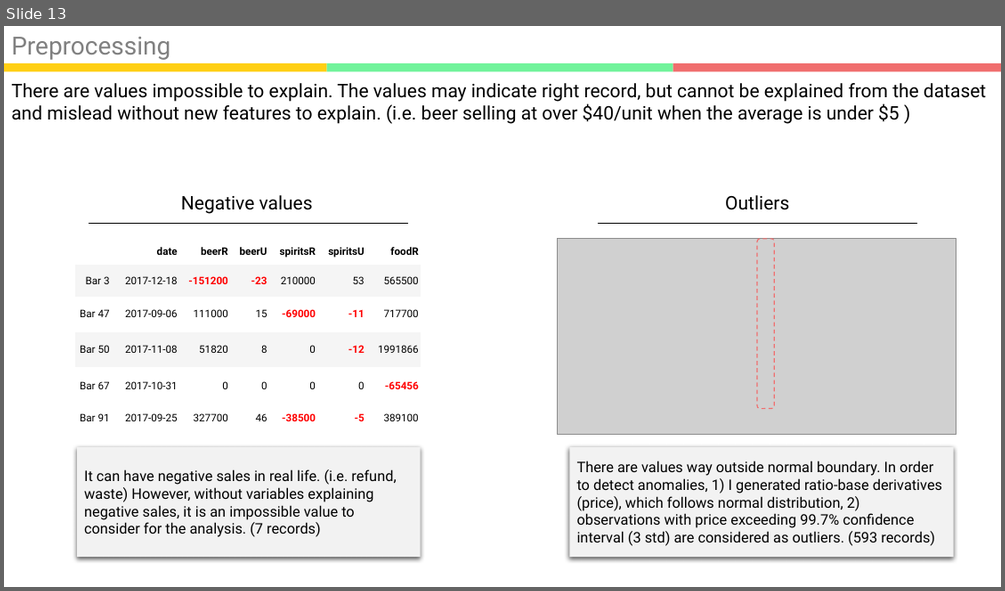
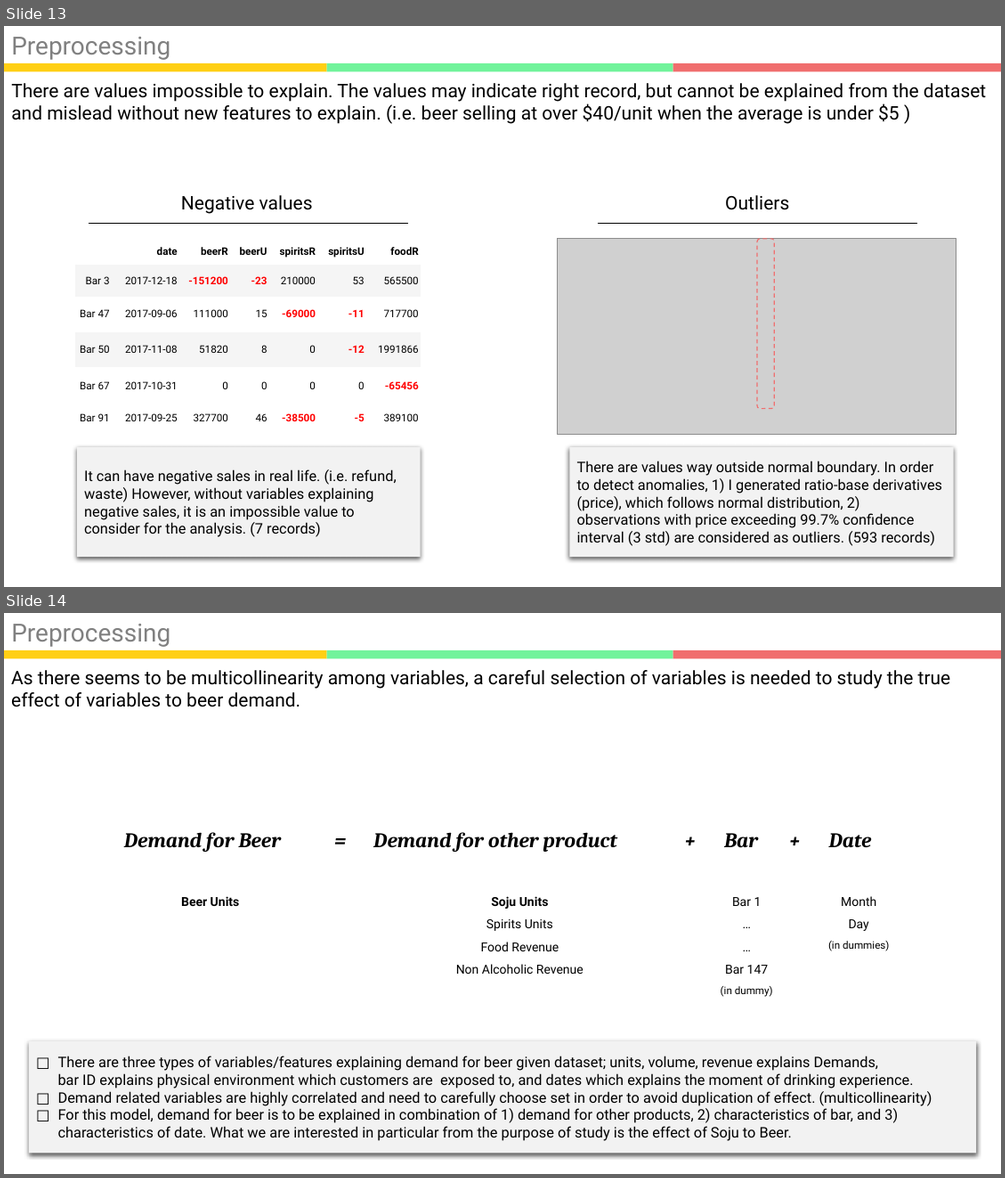
Before and after one commit to kookoowaa/Projects, a slide deck: WB project/Analysis Report.pptx. Shown one above the other, each under a label of ours: slide 13 before the commit, slides 13 and 14 after it. The pictures are 1005x591 and 1005x1178 pixels, drawn with LibreOffice and Linux fonts; fonts in the diff are those of the drawing; grey boxes stand for pictures. Boxes give left, top, right and bottom in pixels: in the first picture for what was removed or moved away, otherwise in the second. Text is boxed around its words. In the diff, an @@ line names an element or a change of style, - is before the commit and + after.

```diff
--- a/WB project/Analysis Report.pptx
+++ b/WB project/Analysis Report.pptx
@@ slide 14 added at [4, 613, 1001, 1174], background #FFFFFF; not listed: 3 template elements that a slide beside it also shows @@
@@ text added at [11, 624, 170, 647], 24 pt, text #808080 @@
+Preprocessing
@@ text added at [11, 670, 951, 707], 18 pt, text #000000 @@
+As there seems to be multicollinearity among variables, a careful selection of variables is needed to study the true
+effect of variables to beer demand.
@@ group added at [124, 823, 872, 856]: 7 texts @@
+Demand for Beer
+Demand for other product
+Bar
+Date
+=
++
++
@@ table added at [173, 892, 248, 914], 1 rows, 1 columns @@
+Beer Units
@@ table added at [431, 892, 608, 981], 4 rows, 1 columns @@
+Soju Units
+Spirits Units
+Food Revenue
+Non Alcoholic Revenue
@@ table added at [702, 892, 792, 1001], 5 rows, 1 columns @@
+Bar 1
+…
+…
+Bar 147
+(in dummy)
@@ table added at [814, 892, 904, 957], 3 rows, 1 columns @@
+Month
+Day
+(in dummies)
@@ rectangle added at [29, 1041, 976, 1153], fill #F2F2F2, 14 pt, text #000000 @@
+□ There are three types of variables/features explaining demand for beer given dataset; units, volume, revenue explains Demands,
+bar ID explains physical environment which customers are exposed to, and dates which explains the moment of drinking experience.
+□ Demand related variables are highly correlated and need to carefully choose set in order to avoid duplication of effect. (multicollinearity)
+□ For this model, demand for beer is to be explained in combination of 1) demand for other products, 2) characteristics of bar, and 3)
+characteristics of date. What we are interested in particular from the purpose of study is the effect of Soju to Beer.
```
Also in this commit, not shown: 1 slide changed, 5 other files.
